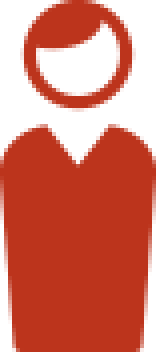
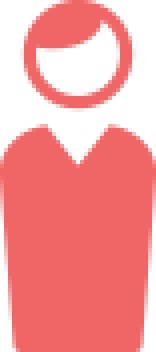
Before/after of a 156 x 352 layered artwork. What changed in the layer stack:
pixels changed over bbox(0, 0, 156, 352) (layer not identified)
